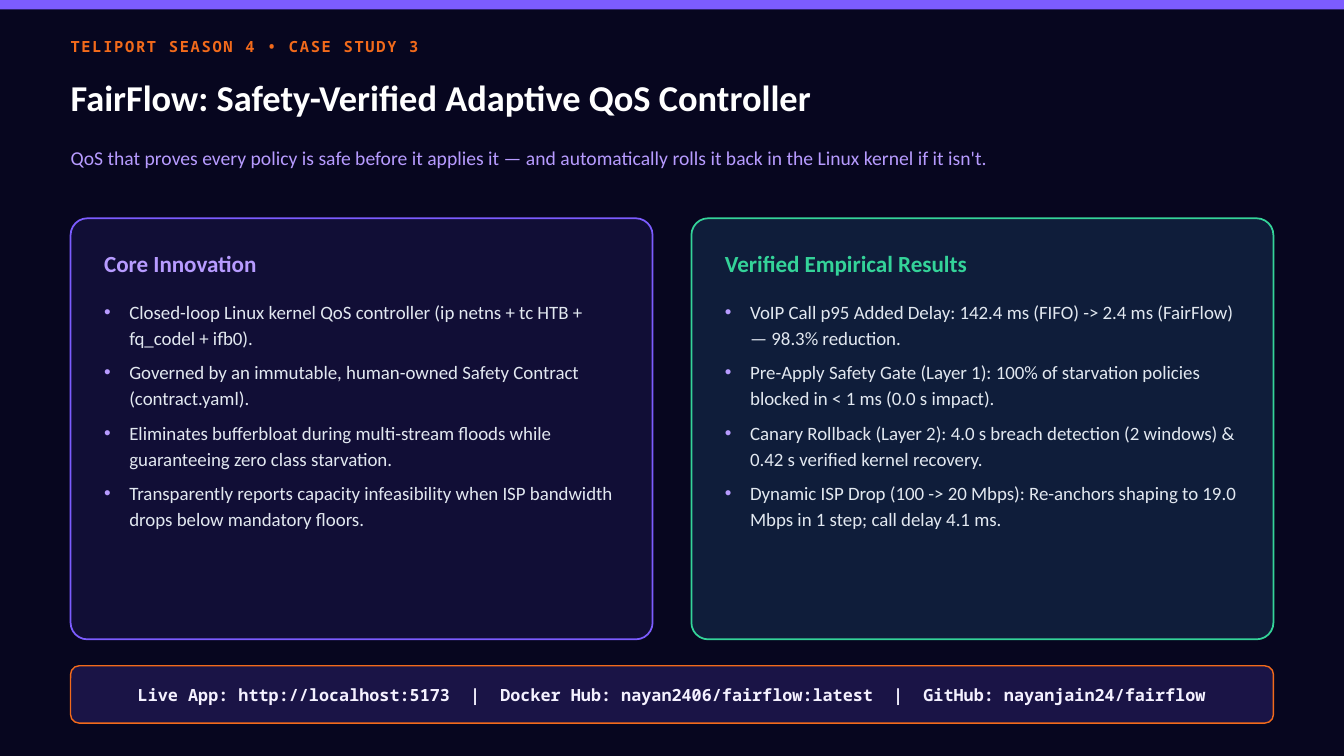
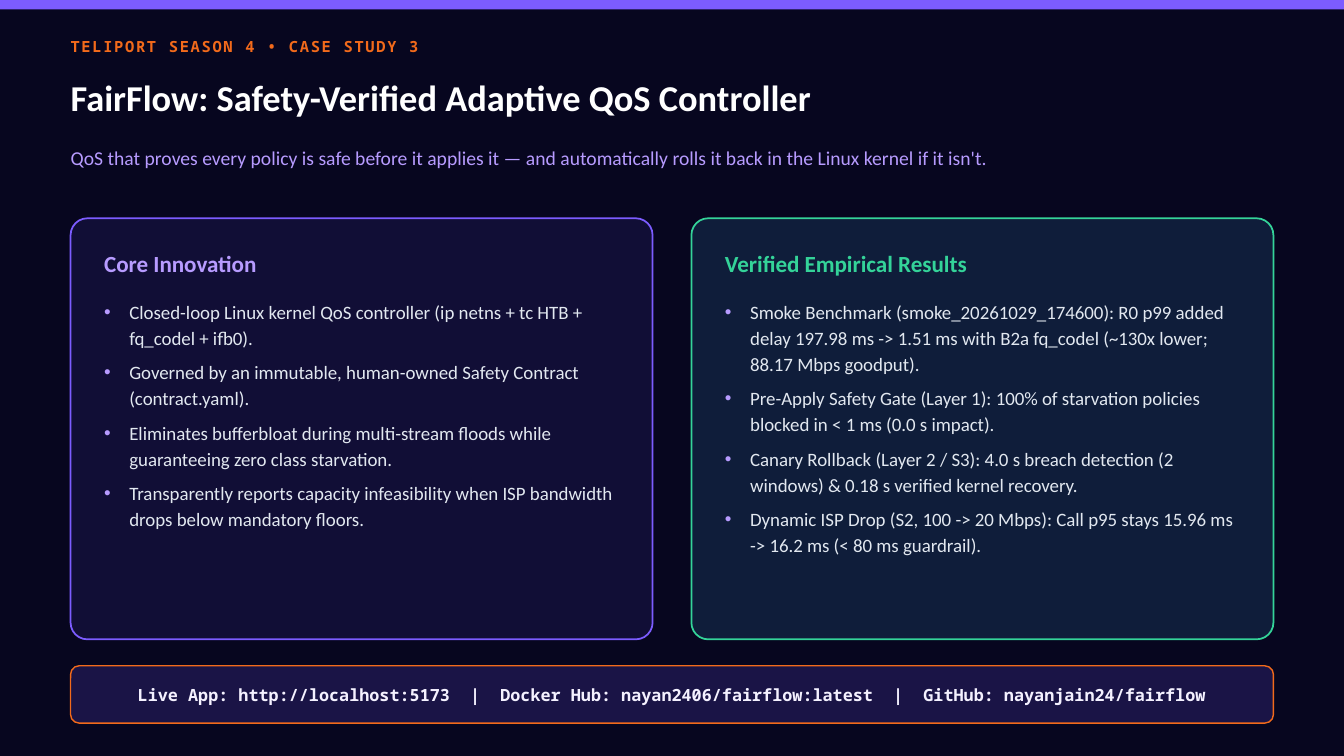
Before and after one commit to nayanjain24/fairflow, a slide deck: slide 1 of FairFlow_10_Slide_Presentation.pptx. Drawn at 1344x756 pixels with LibreOffice and Linux fonts; fonts in the diff are those of the drawing. Boxes give left, top, right and bottom in pixels: in the first picture for what was removed or moved away, otherwise in the second. Text is boxed around its words. In the diff, an @@ line names an element or a change of style, - is before the commit and + after.

Commit message:
Harden FairFlow for production: SHA-256 verification, overhead metrics, LKG persistence, router pilot export & deck sync

```diff
--- a/FairFlow_10_Slide_Presentation.pptx
+++ b/FairFlow_10_Slide_Presentation.pptx
@@ text in rounded rectangle at (750,305,1224,375): text changed @@
-• VoIP Call p95 Added Delay: 142.4 ms (FIFO) -> 2.4 ms (FairFlow) — 98.3% reduction.
+• Smoke Benchmark (smoke_20261029_174600): R0 p99 added delay 197.98 ms -> 1.51 ms with B2a fq_codel (~130x lower; 88.17 Mbps goodput).
@@ text in rounded rectangle at (750,452,1232,556): text changed @@
-• Canary Rollback (Layer 2): 4.0 s breach detection (2 windows) & 0.42 s verified kernel recovery.
-• Dynamic ISP Drop (100 -> 20 Mbps): Re-anchors shaping to 19.0 Mbps in 1 step; call delay 4.1 ms.
+• Canary Rollback (Layer 2 / S3): 4.0 s breach detection (2 windows) & 0.18 s verified kernel recovery.
+• Dynamic ISP Drop (S2, 100 -> 20 Mbps): Call p95 stays 15.96 ms -> 16.2 ms (< 80 ms guardrail).
```
Also in this commit, not shown: 3 other slides changed, 18 other files.
